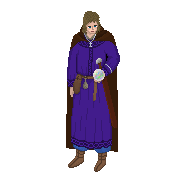
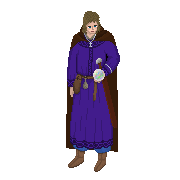
Layer changes from the first 180px x 180px image to the second:
painted on "Background" over <box>69,74,113,171</box>
